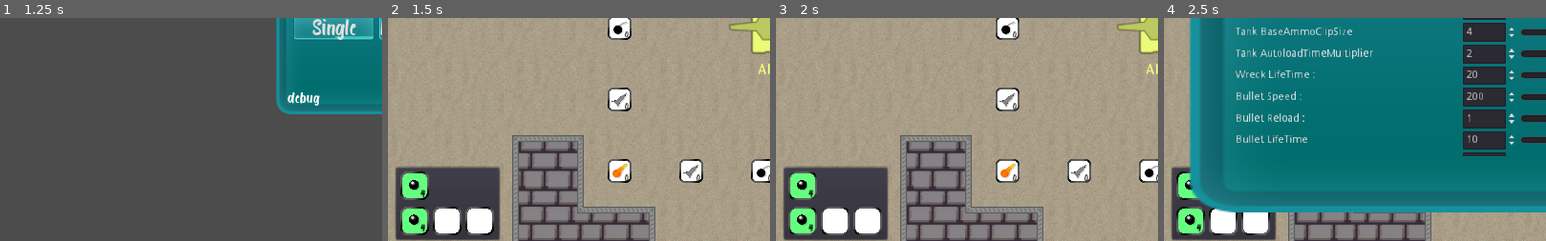
Above: before the commit, frames 1-4 (left to right).
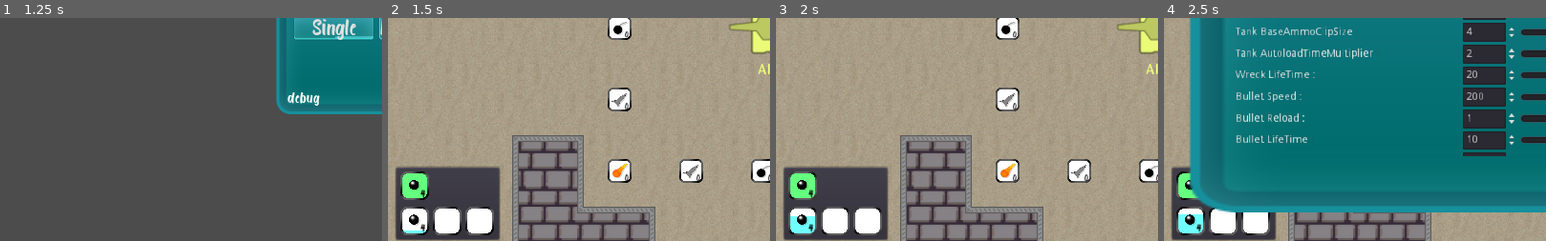
Above: after the commit, the same moments.

Repository: mm-102/godot_tanks
Game: Godot game, scene res://GameModeMaster.tscn
Two runs of this game, one before a commit and one after it. Both use one fixed random seed, a clock stepped at 60 frames per second and the inputs below. Sound files missing from this copy of the repository are replaced by a short silence.
Inputs (mouse positions are % of the whole screen's width and height, from its top left):
- Up to frame 1 (1.25 s): click (53, 42) at 0.52 s; type "Alex" at 0.6 s
- Up to frame 2 (1.5 s): click "Single" at 1.25 s
- Up to frame 3 (2 s): no input
- Up to frame 4 (2.5 s): click (94, 3) at 2 s
The pictures show only the part of the screen within x 0-50%, y 48-98%; the shares and areas given below are measured in that part.

Frame 1 is identical in both runs. In frame 2, 0.6% of the frame differs, in the area x 3-11%, y 85-97%; in frame 3, 0.6%; in frame 4, 0.6%.

Commit message:
Change turret behaviour

Diff:
--- a/Objects/SlotRect.tscn
+++ b/Objects/SlotRect.tscn
@@ -89,10 +89,10 @@
 anchor_top = 0.5
 anchor_right = 0.5
 anchor_bottom = 0.5
-margin_left = -22.0
-margin_top = -22.0
-margin_right = 26.0
-margin_bottom = 26.0
+margin_left = -24.0
+margin_top = -24.0
+margin_right = 24.0
+margin_bottom = 24.0
 texture = ExtResource( 1 )
 expand = true
 
--- a/Player/Player_GUI/AmmoSlots/AmmoSlots.gd
+++ b/Player/Player_GUI/AmmoSlots/AmmoSlots.gd
@@ -37,10 +37,9 @@
 
 	ammo_autoload.ammo_base_res = ammunition_clips[INPUT_BASE_NAME + str(BASE_SLOT)]
 	for ammo_clip_keys in ammunition_clips:
-		if ammo_clip_keys.begins_with(INPUT_BASE_NAME):
-			var slot_inst = SLOT_TSCN.instance()
-			slot_inst.ammunition_clip_res = ammunition_clips[ammo_clip_keys]
-			$AmmoSlots.add_child(slot_inst)
+		var slot_inst = SLOT_TSCN.instance()
+		slot_inst.ammunition_clip_res = ammunition_clips[ammo_clip_keys]
+		$AmmoSlots.add_child(slot_inst)
 
 
 
--- a/Player/Player_GUI/AmmoSlots/Slot.gd
+++ b/Player/Player_GUI/AmmoSlots/Slot.gd
@@ -5,10 +5,11 @@
 var ammunition_clip_res: AmmunitionSlotObj = null setget set_ammunition_clip_res
 func set_ammunition_clip_res(new):
 	ammunition_clip_res = new
-	if self.is_inside_tree():
-		_on_ammunition_clip_res_changed()
-		progress_bar.loading_time = ammunition_clip_res.reload_time
 	ammunition_clip_res.connect("changed", self, "_on_ammunition_clip_res_changed")
+	if not self.is_inside_tree():
+		yield(self, "ready")
+	_on_ammunition_clip_res_changed()
+	progress_bar.loading_time = ammunition_clip_res.reload_time
 onready var slot_rect = $SlotRect
 onready var progress_bar = $SlotRect/ProgressBar
 
--- a/Player/Tank/TankTops/top.gd
+++ b/Player/Tank/TankTops/top.gd
@@ -15,7 +15,7 @@
 func set_ammunition_clip_res(new):
 	ammunition_clip_res = new
 	if ammunition_clip_res:
-		$Reload.start(ammunition_clip_res.reload_time)
+		start_reloading()
 	else:
 		is_reloading = false
 
@@ -26,15 +26,16 @@
 
 func _unhandled_input(event):
 	if event.is_action_pressed("p_shoot") and not is_reloading:
-		is_reloading = true
-		if not is_instance_valid(ammunition_clip_res):
+		if not ammunition_clip_res:
 			call_deferred("shoot")
 			return
 
-		$Reload.start(ammunition_clip_res.reload_time)
 		if ammunition_clip_res.amount > 0:
-			ammunition_clip_res.state = AmmunitionSlotObj.STATES.LOADING
 			ammunition_clip_res.amount -= 1
+			if ammunition_clip_res.amount != 0:
+				start_reloading()
+			else:
+				no_ammo()
 			call_deferred("shoot")
 #		if GameSettings.Dynamic.Ammunition[special_ammo[ammo_slot].type].has("ChargeTime"):
 #			call_deferred("_charge_shoot")
@@ -43,9 +44,19 @@
 func _exit_tree():
 	is_reloading = true
 
+func start_reloading():
+	is_reloading = true
+	$Reload.start(ammunition_clip_res.reload_time)
+	ammunition_clip_res.state = AmmunitionSlotObj.STATES.LOADING
+
+
 func _on_reloaded():
 	ammunition_clip_res.state = AmmunitionSlotObj.STATES.LOADED
 	is_reloading = false
+
+func no_ammo():
+	is_reloading = true
+	ammunition_clip_res.state = AmmunitionSlotObj.STATES.NOT_SELECTED
 
 func get_turret_global_rotation() -> float:
 	return $RotateAtMouse.global_rotation
